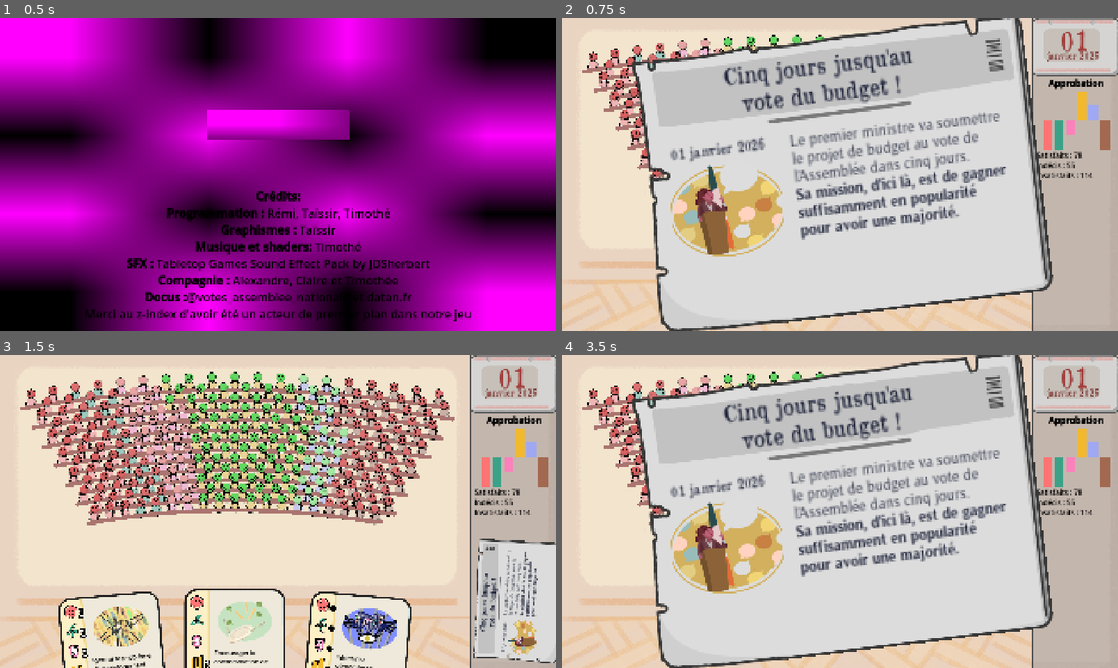
Above: before the commit, frames 1-4 (two rows, left to right).
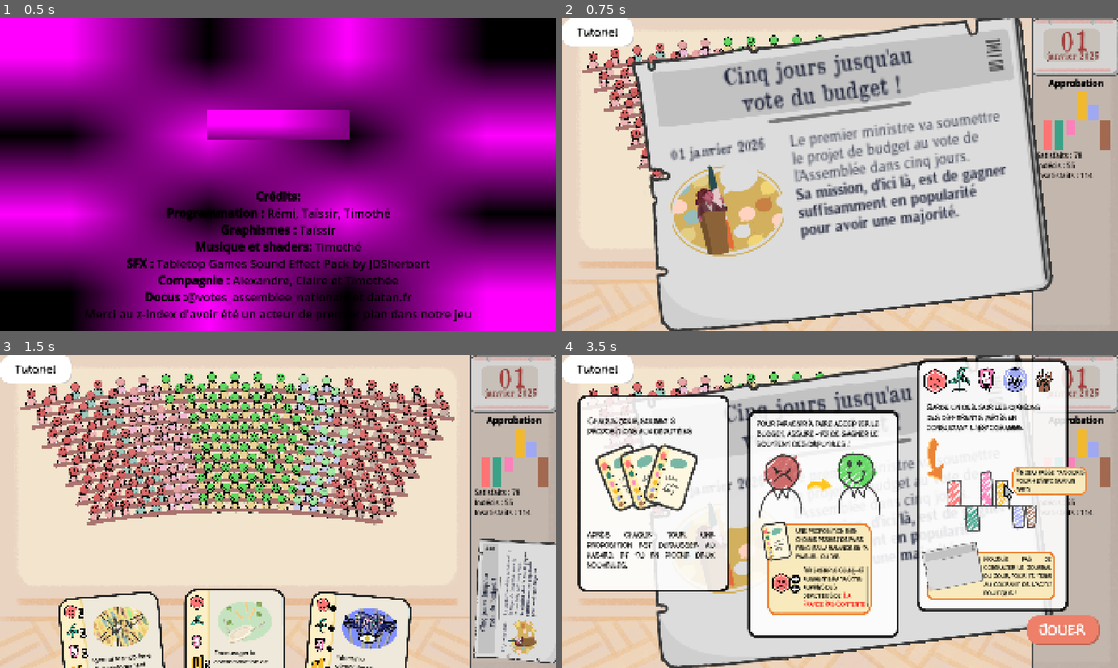
Above: after the commit, the same moments.

Repository: remimorvan/assemblee-nationale-simulator
Game: Godot game, scene res://scenes/begin_screen.tscn
The game is run twice, just before and just after one commit, with the same random seed, the same clock (stepped at 60 frames per second) and the same inputs.
Inputs (mouse positions are in pixels of both pictures, inside the frame that each line leads up to):
- Up to frame 1 (0.5 s): no input
- Up to frame 2 (0.75 s): click (840, 124) at 0.5 s
- Up to frame 3 (1.5 s): click (233, 486) at 1.25 s, where only the run after the commit has a clickable "[color=black][font_size=40]Tu…"
- Up to frame 4 (3.5 s): click (795, 486) at 2 s, where only the run after the commit has a clickable "[color=black][font_size=40]Tu…"; click (1062, 630) at 2.77 s

Frame 1 is identical in both runs. In frame 2, 1.1% of the frame differs, in the area x 0-13%, y 0-10%; in frame 3, 1.1%; in frame 4, 59%, in the area x 0-97%, y 0-93%.

Commit message:
push mais ça passe à travers (bouton fait en beurre)

Diff:
--- a/scenes/game.tscn
+++ b/scenes/game.tscn
@@ -9,6 +9,7 @@
 [ext_resource type="PackedScene" uid="uid://bchbmi7q2rb7" path="res://scenes/plot.tscn" id="4_lbhrr"]
 [ext_resource type="FontFile" uid="uid://cx51c8m6e6abp" path="res://assets/journal/OldNewspaperTypes.ttf" id="5_vtaks"]
 [ext_resource type="PackedScene" uid="uid://didoyh5qajy65" path="res://scenes/journal.tscn" id="6_p57ef"]
+[ext_resource type="PackedScene" uid="uid://ca3nlpcpboj4o" path="res://scenes/overlay_tutoriel.tscn" id="7_trtic"]
 [ext_resource type="Script" uid="uid://dmafeh1bsc5qf" path="res://scripts/journal.gd" id="7_u5sy4"]
 [ext_resource type="PackedScene" uid="uid://dsxn86n1h3qci" path="res://scenes/tooltip.tscn" id="11_kvpfn"]
 [ext_resource type="PackedScene" uid="uid://c7h6xomjcf1ka" path="res://scenes/looser_screen.tscn" id="12_kvuet"]
@@ -122,13 +123,17 @@
 custom_minimum_size = Vector2(0, 20)
 layout_mode = 2
 
+[node name="OverlayTutoriel" parent="." instance=ExtResource("7_trtic")]
+visible = false
+z_index = 1200
+
 [node name="Deck" parent="." instance=ExtResource("3_lnu2h")]
 
 [node name="Player" parent="." instance=ExtResource("1_uwrxv")]
 z_as_relative = false
 
 [node name="Journal" parent="." instance=ExtResource("6_p57ef")]
-z_index = 4096
+z_index = 1100
 position = Vector2(960, 540)
 scale = Vector2(2.3, 2.3)
 script = ExtResource("7_u5sy4")
--- a/scenes/hemicycle.tscn
+++ b/scenes/hemicycle.tscn
@@ -1,9 +1,11 @@
-[gd_scene load_steps=6 format=3 uid="uid://d1voxmvhe7xmt"]
+[gd_scene load_steps=8 format=3 uid="uid://d1voxmvhe7xmt"]
 
 [ext_resource type="Script" uid="uid://ca4vviiiv0rox" path="res://scripts/hemicycle.gd" id="1_22fab"]
 [ext_resource type="PackedScene" uid="uid://cuemgi5ynsxra" path="res://scenes/mp.tscn" id="2_8igwf"]
 [ext_resource type="Shader" uid="uid://dssfkivsy2mxu" path="res://assets/hemicycle/hemicycle.gdshader" id="3_8igwf"]
 [ext_resource type="Texture2D" uid="uid://cuqfq5eew8oaf" path="res://assets/hemycicle.png" id="3_hw2pa"]
+[ext_resource type="Texture2D" uid="uid://dxqt3r6feuyjb" path="res://assets/hemicycle/tool_tip_plot.png" id="5_w8skp"]
+[ext_resource type="FontFile" uid="uid://ci1ffpjq1k6tn" path="res://assets/card/BadComic-Regular.ttf" id="6_2g8u3"]
 
 [sub_resource type="ShaderMaterial" id="ShaderMaterial_hw2pa"]
 shader = ExtResource("3_8igwf")
@@ -28,3 +30,29 @@
 mouse_filter = 1
 color = Color(1, 1, 1, 0)
 metadata/_edit_lock_ = true
+
+[node name="TextureButton" type="TextureButton" parent="."]
+custom_minimum_size = Vector2(250, 100)
+layout_mode = 2
+texture_normal = ExtResource("5_w8skp")
+texture_pressed = ExtResource("5_w8skp")
+
+[node name="RichTextLabel" type="RichTextLabel" parent="TextureButton"]
+clip_contents = false
+layout_mode = 1
+anchors_preset = -1
+anchor_right = 0.133
+anchor_bottom = 0.084
+offset_left = 48.0
+offset_top = 23.0
+offset_right = -7.46001
+offset_bottom = 2.39999
+grow_horizontal = 2
+grow_vertical = 2
+mouse_filter = 2
+theme_override_fonts/normal_font = ExtResource("6_2g8u3")
+bbcode_enabled = true
+text = "[color=black][font_size=40]Tutoriel"
+fit_content = true
+
+[connection signal="pressed" from="TextureButton" to="." method="_on_texture_button_pressed"]
--- a/scenes/overlay_tutoriel.tscn
+++ b/scenes/overlay_tutoriel.tscn
@@ -1,6 +1,7 @@
-[gd_scene load_steps=16 format=3 uid="uid://ca3nlpcpboj4o"]
+[gd_scene load_steps=17 format=3 uid="uid://ca3nlpcpboj4o"]
 
 [ext_resource type="Texture2D" uid="uid://847am71ye135" path="res://assets/screens/tuto_1.png" id="1_5prr2"]
+[ext_resource type="Script" uid="uid://idci7tx2ujya" path="res://scripts/overlay_tutoriel.gd" id="1_k74gq"]
 [ext_resource type="FontFile" uid="uid://foful8cuop6y" path="res://assets/card/Monicacomic.ttf" id="2_ajqh8"]
 [ext_resource type="Texture2D" uid="uid://csr2swquxa5gm" path="res://assets/screens/tuto_2.png" id="3_jqtmp"]
 [ext_resource type="Texture2D" uid="uid://bgvr7lj1trrhc" path="res://assets/screens/tuto_3.png" id="4_k74gq"]
@@ -22,7 +23,9 @@
 anchor_bottom = 1.0
 grow_horizontal = 2
 grow_vertical = 2
+mouse_filter = 1
 color = Color(0.441581, 0.436516, 0.449572, 0.576471)
+script = ExtResource("1_k74gq")
 
 [node name="tuto1" type="TextureRect" parent="."]
 layout_mode = 0
@@ -200,3 +203,5 @@
 text = "Jouer"
 horizontal_alignment = 1
 vertical_alignment = 1
+
+[connection signal="pressed" from="TextureButton" to="." method="_on_texture_button_pressed"]
--- a/scripts/hemicycle.gd
+++ b/scripts/hemicycle.gd
@@ -226,3 +226,8 @@
 	mp.scale.y = 0.6
 
 	return group_id
+
+
+func _on_texture_button_pressed() -> void:
+	var overlay = get_tree().get_current_scene().find_child("OverlayTutoriel")
+	overlay.visible = true
--- /dev/null
+++ b/scripts/overlay_tutoriel.gd
@@ -0,0 +1,5 @@
+extends ColorRect
+
+
+func _on_texture_button_pressed() -> void:
+	self.visible = false
Not shown: 1 places in scenes/game.tscn that only renumber resources
Not shown, added: scripts/overlay_tutoriel.gd.uid
